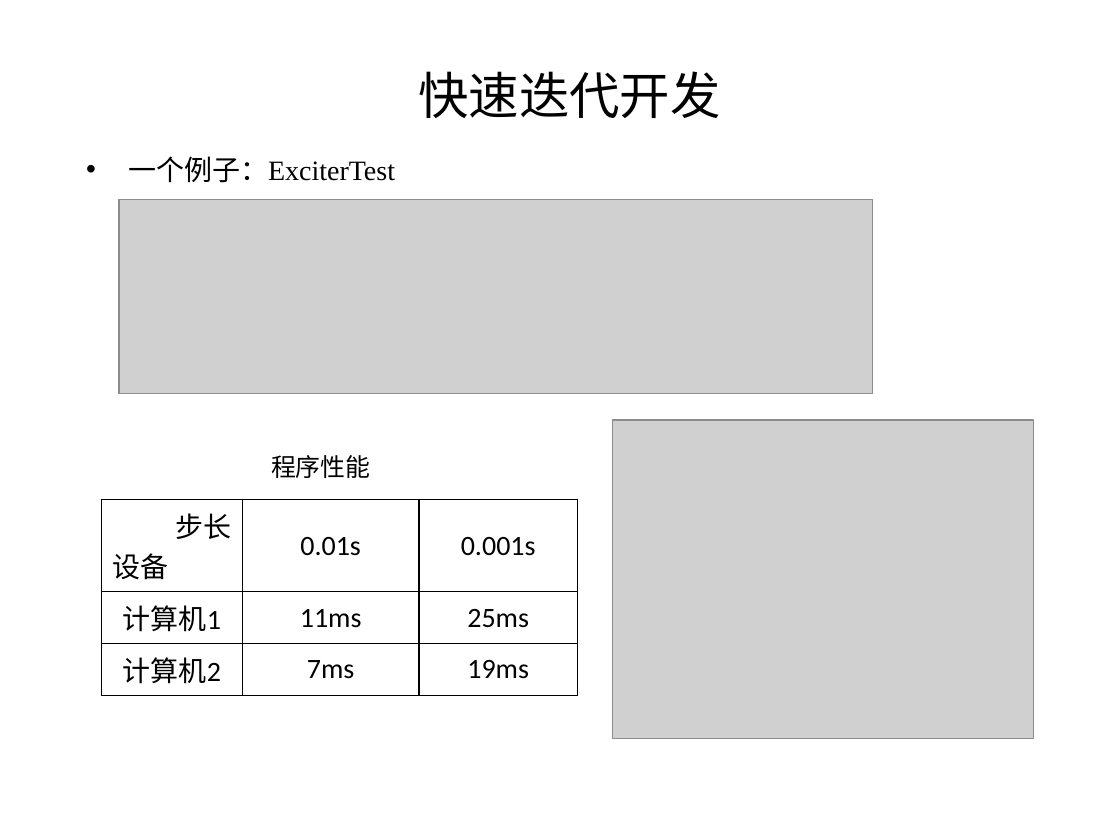
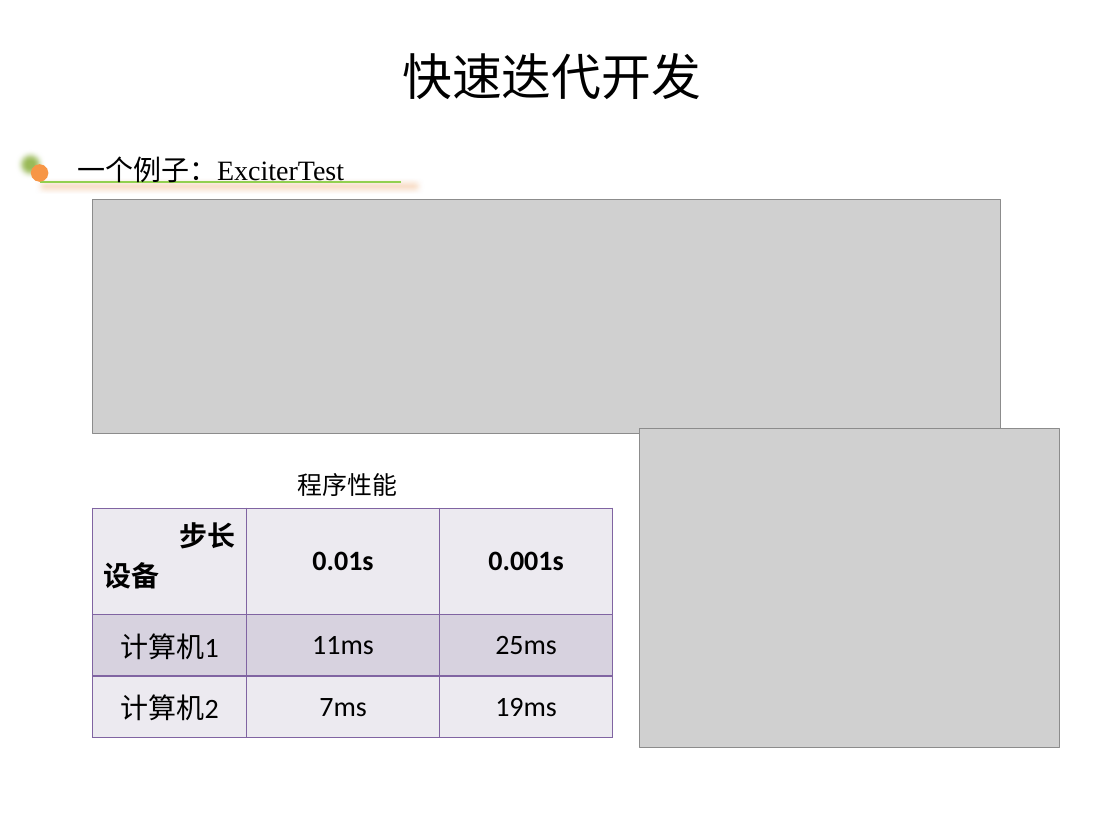
Before and after one commit to gongwm/graduate, a slide deck: slide 29 of 论文/水电机组控制与故障诊断_M201373325_胡弦_基于敏捷方法的水轮机仿真软件设计与实现.pptm (slide 28 before the commit). Drawn at 1120x840 pixels with LibreOffice and Linux fonts; fonts in the diff are those of the drawing; grey boxes stand for pictures; background and template pictures are left out. Boxes give left, top, right and bottom in pixels: in the first picture for what was removed or moved away, otherwise in the second. Text is boxed around its words. In the diff, an @@ line names an element or a change of style, - is before the commit and + after.

```diff
--- a/论文/水电机组控制与故障诊断_M201373325_胡弦_基于敏捷方法的水轮机仿真软件设计与实现.pptm
+++ b/论文/水电机组控制与故障诊断_M201373325_胡弦_基于敏捷方法的水轮机仿真软件设计与实现.pptm
@@ text "快速迭代开发" moved from (x1=418, y1=71, x2=720, y2=118) to (x1=402, y1=53, x2=701, y2=99) @@
@@ text "快速迭代开发" at (x1=402, y1=53, x2=701, y2=99): size 32.4 to 32 pt, font Calibri to Noto Sans CJK SC; vertical alignment middle to top @@
@@ text "一个例子：ExciterTest" moved from (x1=128, y1=156, x2=395, y2=183) to (x1=77, y1=156, x2=344, y2=188) @@
@@ text "一个例子：ExciterTest" at (x1=77, y1=156, x2=344, y2=188): bullet • to none @@
@@ ellipse added at (x1=31, y1=165, x2=49, y2=183), fill #F79646 @@
@@ line added from (39, 181) to (401, 181), #92D050 1.5 pt @@
@@ picture resized from (x1=119, y1=199, x2=872, y2=393) to (x1=93, y1=199, x2=1001, y2=433) @@
@@ picture moved from (x1=613, y1=420, x2=1034, y2=738) to (x1=640, y1=429, x2=1061, y2=747) @@
@@ text "程序性能" moved from (x1=271, y1=455, x2=370, y2=478) to (x1=298, y1=473, x2=397, y2=496) @@
@@ text "程序性能" at (x1=298, y1=473, x2=397, y2=496): font Calibri to Noto Sans CJK SC @@
@@ table at (x1=93, y1=508, x2=614, y2=738) @@
@@ fill none to #EDEAF0 in 6 cells @@
@@ fill none to #D8D3E0 in row 2 @@
@@ bold on in "步长", "设备", "0.01s", "0.001s" @@
@@ borders changed @@
@@ table resized from (x1=102, y1=500, x2=578, y2=688) to (x1=93, y1=508, x2=614, y2=738) @@
```
Also in this commit, not shown: 31 other slides changed, 3 slides added, 1 slide removed, 11 other files.
